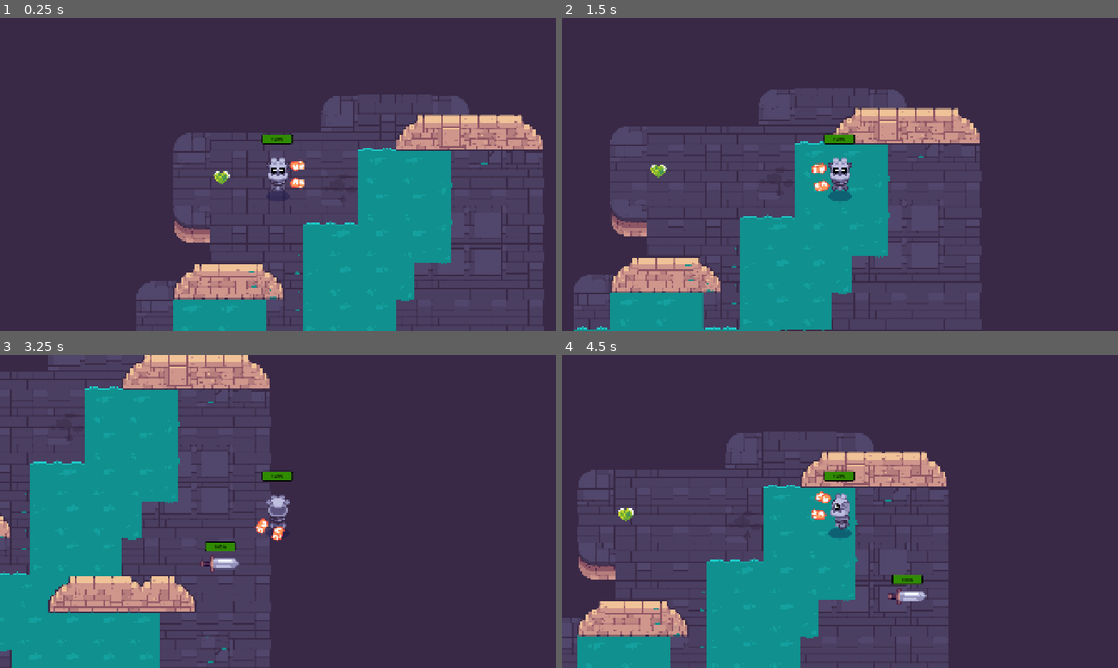
Above: before the commit, frames 1-4 (two rows, left to right).
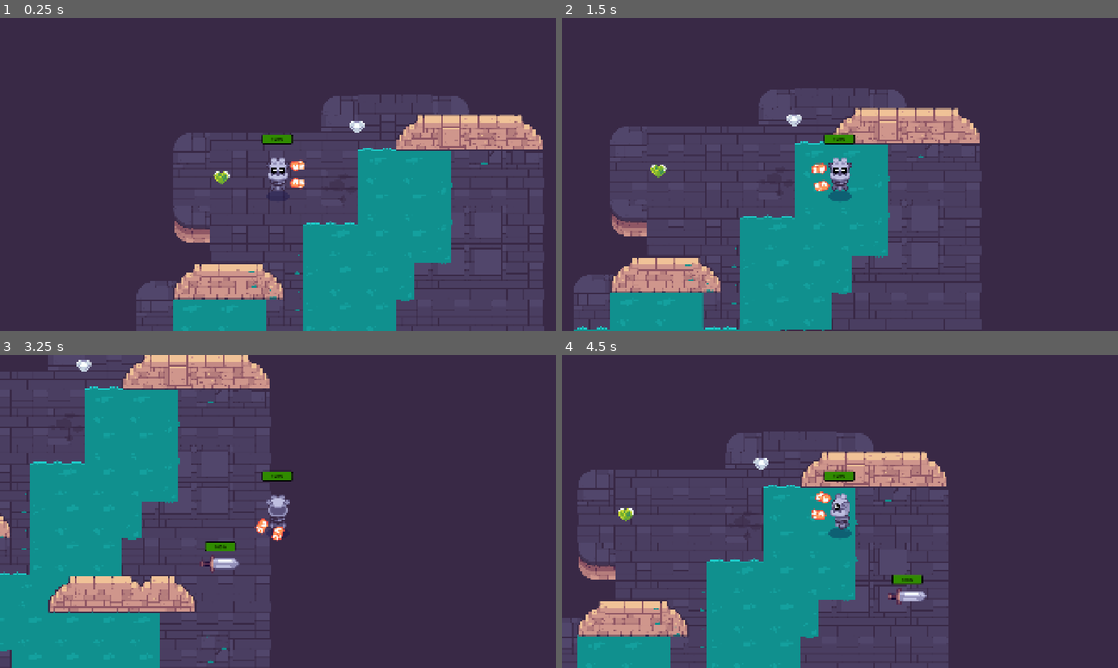
Above: after the commit, the same moments.

Repository: iFryTheReal/GDQuestTweenStick
Game: Godot game, scene res://test_room.tscn
Same seed, same stepped clock (60 frames per second), same inputs: the game is played once before the commit and once after it. The project has no main scene, so this scene is started directly. Sound files missing from this copy of the repository are replaced by a short silence.
Inputs (mouse positions are in pixels of both pictures, inside the frame that each line leads up to):
- Up to frame 1 (0.25 s): no input
- Up to frame 2 (1.5 s): tap Enter at 0.5 s; move the mouse to (962, 158) at 0.52 s; hold D (move_right) 0.53-1.28 s; hold Space (shoot) 0.53-1.28 s; click (962, 158) at 0.67 s; move the mouse to (728, 190) at 1.27 s; hold S (move_down) from 1.28 s (still down); tap Z at 1.35 s
- Up to frame 3 (3.25 s): move the mouse to (333, 442) at 2.02 s; release S (move_down) at 2.03 s; hold D (move_right) 2.03-2.78 s; hold Space (shoot) 2.03-2.78 s; move the mouse to (250, 574) at 2.77 s; hold W (move_up) from 2.78 s (still down); tap Z at 2.85 s; click (250, 574) at 2.92 s
- Up to frame 4 (4.5 s): move the mouse to (1006, 558) at 3.52 s; release W (move_up) at 3.53 s; hold Space (shoot) 3.53-4.28 s; hold A (move_left) from 3.53 s (still down); move the mouse to (673, 464) at 4.27 s; tap Z at 4.35 s

The runs differ from the first frame. In frame 1, less than 0.1% of the frame differs, in the area x 62-66%, y 32-37%; in frame 2, less than 0.1%; in frame 3, less than 0.1%; in frame 4, less than 0.1%, in the area x 34-38%, y 32-37%.

Commit message:
Add speed boost item

Diff:
--- a/pickups/pickup.tscn
+++ b/pickups/pickup.tscn
@@ -1,8 +1,8 @@
 [gd_scene load_steps=5 format=3 uid="uid://di05o5yap3qja"]
 
 [ext_resource type="Script" uid="uid://1kjhiek8nmff" path="res://pickups/pickup.gd" id="1_ra232"]
-[ext_resource type="Texture2D" uid="uid://dmw7lbie35vag" path="res://pickups/pickup_ice.png" id="2_pbiw3"]
-[ext_resource type="AudioStream" uid="uid://c2woejhi871h1" path="res://pickups/pickup.wav" id="3_x6t5v"]
+[ext_resource type="Texture2D" uid="uid://be8lmb157qflx" path="res://pickups/pickup_health.png" id="2_pbiw3"]
+[ext_resource type="AudioStream" uid="uid://o3ra7o263286" path="res://pickups/pickup_health.wav" id="3_i5kuo"]
 
 [sub_resource type="CircleShape2D" id="CircleShape2D_pbiw3"]
 radius = 29.0
@@ -20,4 +20,4 @@
 
 [node name="AudioStreamPlayer" type="AudioStreamPlayer2D" parent="."]
 unique_name_in_owner = true
-stream = ExtResource("3_x6t5v")
+stream = ExtResource("3_i5kuo")
--- /dev/null
+++ b/pickups/speed_item.gd
@@ -0,0 +1,6 @@
+class_name SpeedItem extends Item
+
+@export var speed_amount: int = 0
+
+func use(player: Player) -> void:
+	player.apply_speed_boost(speed_amount, 5.0)
--- /dev/null
+++ b/pickups/speed_item.tres
@@ -0,0 +1,12 @@
+[gd_resource type="Resource" script_class="SpeedItem" load_steps=4 format=3 uid="uid://dk057pa144t3m"]
+
+[ext_resource type="Script" uid="uid://wsofxxak275t" path="res://pickups/speed_item.gd" id="1_42kfw"]
+[ext_resource type="Texture2D" uid="uid://biluxu10n4ttm" path="res://pickups/pickup_gem.png" id="1_pqg4x"]
+[ext_resource type="AudioStream" uid="uid://udconm0ioedx" path="res://common/sounds/powerup.wav" id="2_0yxn0"]
+
+[resource]
+script = ExtResource("1_42kfw")
+speed_amount = 600
+item_sprite = ExtResource("1_pqg4x")
+pickup_sound = ExtResource("2_0yxn0")
+metadata/_custom_type_script = "uid://wsofxxak275t"
--- a/player/player.gd
+++ b/player/player.gd
@@ -8,8 +8,9 @@
 @onready var _weapon_pivot: Node2D = %WeaponPivot
 @onready var _animation_player: AnimationPlayer = $AnimationPlayer
 
+@export var max_base_speed: float = 600.0
 ## Maximum speed allowed for the player character
-@export var max_speed: float = 600.0
+@export var max_speed: float = max_base_speed
 ## How much speed is added per seconds to the player speed when a movement key is pressed
 @export var acceleration: float = 1500.0
 ## How much speed is lost per seconds when the player release all movement keys
@@ -62,3 +63,9 @@
 	set_physics_process(is_active)
 	_weapon.set_physics_process(is_active)
 	_weapon_pivot.set_process(is_active)
+
+func apply_speed_boost(speed_amount: float, duration: float) -> void:
+	max_speed = max_base_speed + speed_amount
+	get_tree().create_timer(duration).timeout.connect(func () -> void:
+		max_speed = max_base_speed
+	)
--- a/test_room.tscn
+++ b/test_room.tscn
@@ -1,9 +1,10 @@
-[gd_scene load_steps=6 format=3 uid="uid://6vk43bg5hv2m"]
+[gd_scene load_steps=7 format=3 uid="uid://6vk43bg5hv2m"]
 
 [ext_resource type="PackedScene" uid="uid://cu2rb5dl4ljte" path="res://levels/rooms/room_a.tscn" id="1_oqbmf"]
 [ext_resource type="PackedScene" uid="uid://43ku0c7m8gqa" path="res://player/player.tscn" id="2_arrdh"]
 [ext_resource type="PackedScene" uid="uid://c0i2gypp2yyrp" path="res://mobs/mob.tscn" id="3_arrdh"]
 [ext_resource type="Resource" uid="uid://bujx6gkg43vbt" path="res://pickups/healing_item.tres" id="3_sqxie"]
+[ext_resource type="Resource" uid="uid://dk057pa144t3m" path="res://pickups/speed_item.tres" id="4_bd7ek"]
 [ext_resource type="PackedScene" uid="uid://di05o5yap3qja" path="res://pickups/pickup.tscn" id="4_ju58f"]
 
 [node name="TestRoom" type="Node2D"]
@@ -14,6 +15,10 @@
 position = Vector2(295, 283)
 item = ExtResource("3_sqxie")
 
+[node name="Pickup2" parent="." instance=ExtResource("4_ju58f")]
+position = Vector2(763, 108)
+item = ExtResource("4_bd7ek")
+
 [node name="Player" parent="." instance=ExtResource("2_arrdh")]
 position = Vector2(490, 272)
 
Not shown, added: pickups/speed_item.gd.uid
